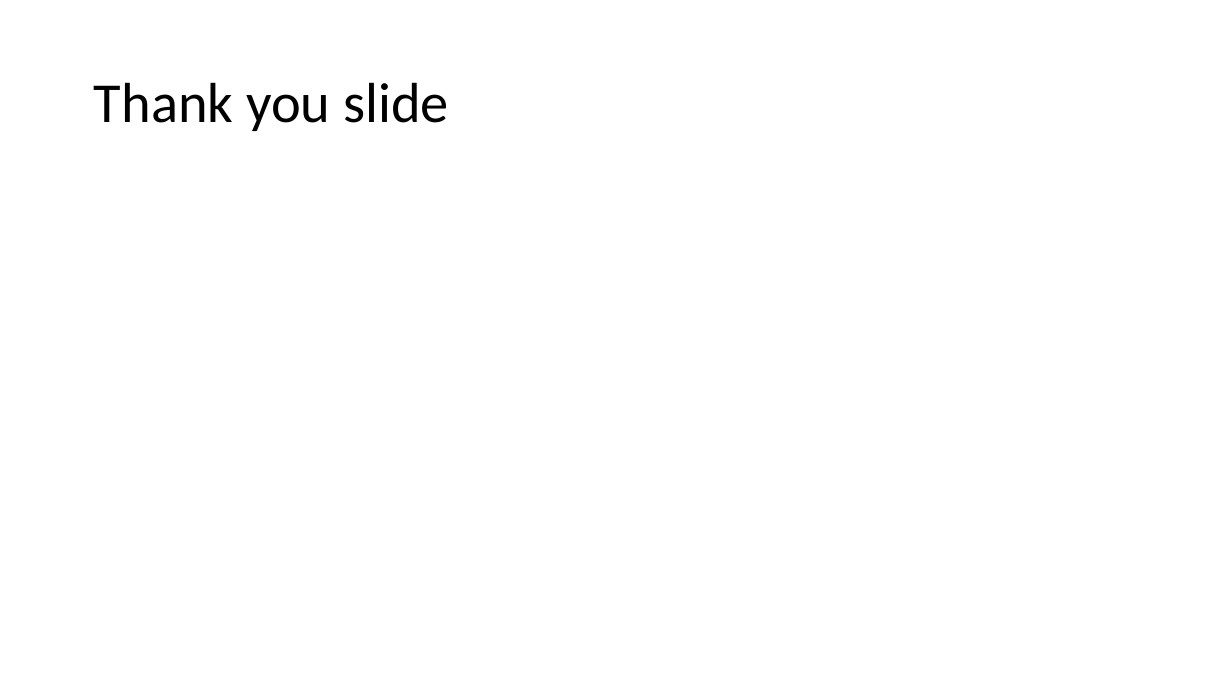
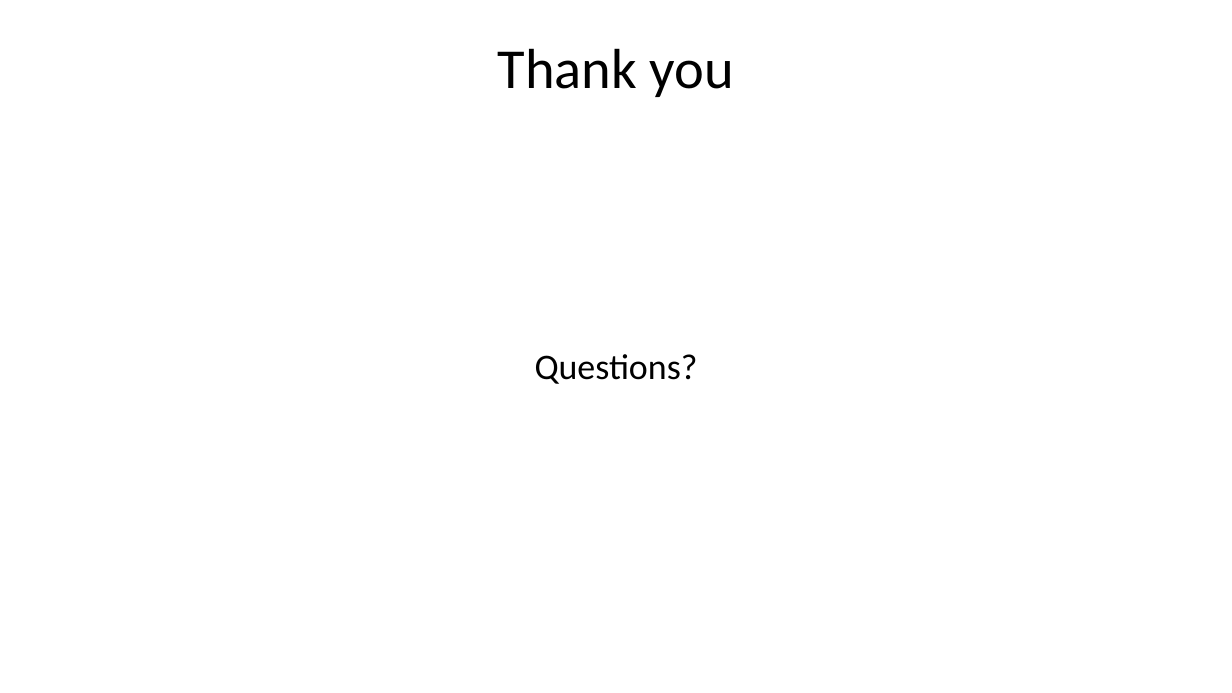
Before and after one commit to WCW789/Project1, a slide deck: slide 14 of Group_7_Presentation.pptx (slide 20 before the commit). Drawn at 1232x693 pixels with LibreOffice and Linux fonts; fonts in the diff are those of the drawing. Boxes give left, top, right and bottom in pixels: in the first picture for what was removed or moved away, otherwise in the second. Text is boxed around its words. In the diff, an @@ line names an element or a change of style, - is before the commit and + after.

Commit message:
pptx update

```diff
--- a/Group_7_Presentation.pptx
+++ b/Group_7_Presentation.pptx
@@ title at <box>498,48,734,97</box>: text changed @@
-Thank you slide
+Thank you
@@ text added at <box>535,354,698,384</box>, 28 pt, text #000000 @@
+Questions?
```
Also in this commit, not shown: 2 other slides changed, 2 slides added, 8 slides removed.
